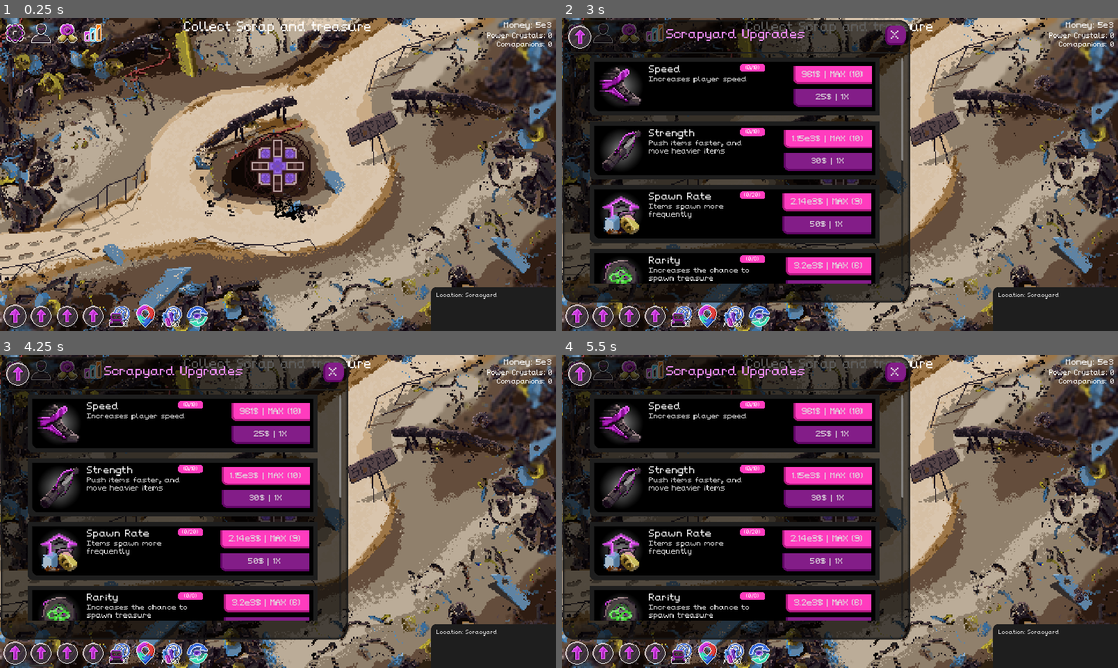
Above: before the commit, frames 1-4 (two rows, left to right).
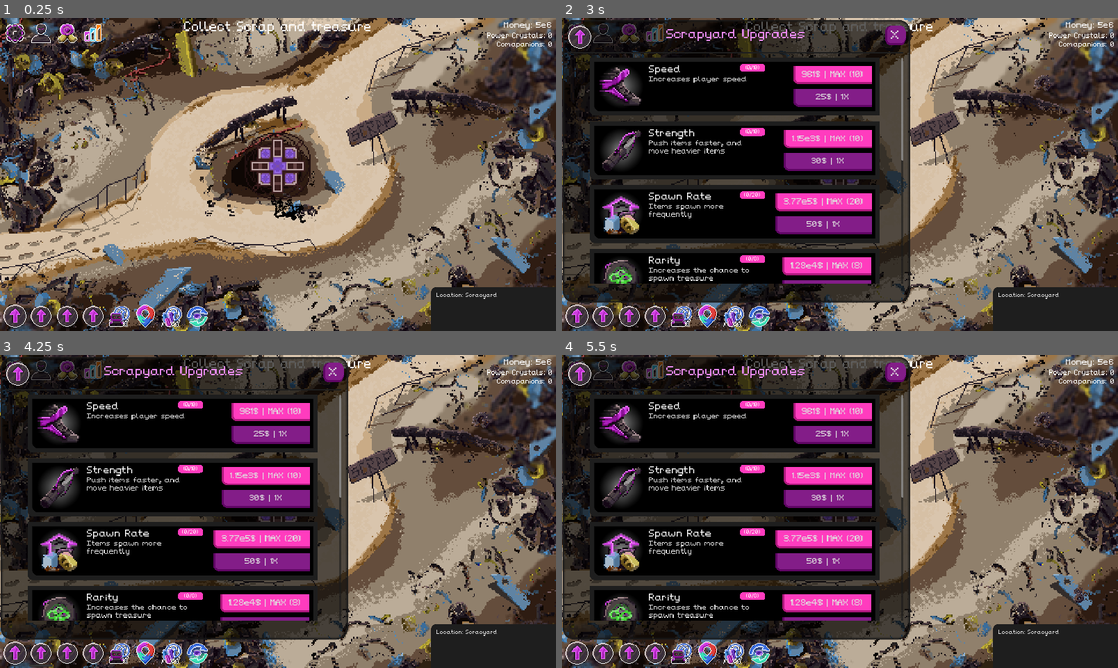
Above: after the commit, the same moments.

Repository: NathanHeaton/Robo-revolution
Game: Godot game, scene res://Main/main.tscn
The game is run twice, just before and just after one commit, with the same random seed, the same clock (stepped at 60 frames per second) and the same inputs.
Inputs (mouse positions are in pixels of both pictures, inside the frame that each line leads up to):
- Up to frame 1 (0.25 s): no input
- Up to frame 2 (3 s): click (600, 33) at 0.5 s; click (628, 33) at 1.25 s; click (656, 33) at 2 s; click (578, 315) at 2.75 s
- Up to frame 3 (4.25 s): click (38, 652) at 3.5 s
- Up to frame 4 (5.5 s): click (628, 652) at 4.25 s; click (656, 652) at 5 s

The runs differ from the first frame. In frame 1, less than 0.1% of the frame differs, in the area x 98-100%, y 1-3%; in frame 2, 0.6%, in the area x 38-100%, y 1-85%; in frame 3, 0.6%; in frame 4, 0.6%.

Commit message:
added friction to scrap friction changes based on lcoation

Diff:
--- a/robo-revolution/Main/main.gd
+++ b/robo-revolution/Main/main.gd
@@ -8,7 +8,7 @@
 
 func _ready() -> void:
 	newGame()
-	Money.MONEY = 5000
+	Money.MONEY = 5000000
 
 
 # Called every frame. 'delta' is the elapsed time since the previous frame.
--- a/robo-revolution/Scenes/player.gd
+++ b/robo-revolution/Scenes/player.gd
@@ -7,6 +7,8 @@
 var item_spawn_region
 
 var screen_size
+var strength = 15
+
 # Called when the node enters the scene tree for the first time.
 func _ready() -> void:
 	screen_size = get_viewport_rect().size
@@ -52,7 +54,7 @@
 	for body in $pushing_area.get_overlapping_bodies():  # Use Area2D method
 		if body is RigidBody2D:
 			var push_direction = (body.position - position).normalized()
-			body.apply_central_impulse(push_direction * 5)  # Adjust push force
+			body.apply_central_impulse(push_direction * strength)  # Adjust push force
 
 func get_item_spawn_region():
 	return item_spawn_region
--- a/robo-revolution/Scenes/scrap_treasure.gd
+++ b/robo-revolution/Scenes/scrap_treasure.gd
@@ -5,6 +5,10 @@
 func _ready() -> void:
 	randomize()# makes vbarients more random
 	contact_monitor = true
+	if (LocationData.CURRENT_LOCATION == 2):
+		linear_damp = 0
+	else:
+		linear_damp = 2.0  # Higher = more resistance
 
 	max_contacts_reported = 1
 
--- a/robo-revolution/Scenes/scrap_treasure.tscn
+++ b/robo-revolution/Scenes/scrap_treasure.tscn
@@ -5,7 +5,7 @@
 [ext_resource type="Shader" path="res://Scenes/treasure.gdshader" id="2_2rhct"]
 
 [sub_resource type="PhysicsMaterial" id="PhysicsMaterial_vufmf"]
-friction = 14.75
+friction = 20.0
 rough = true
 
 [sub_resource type="CircleShape2D" id="CircleShape2D_ujyit"]
--- a/robo-revolution/UI/upgrade_card.gd
+++ b/robo-revolution/UI/upgrade_card.gd
@@ -46,16 +46,13 @@
 	if (id == t_id):
 		cost = UpgradeManager.get_upgrade_id(id,"Scrapyard")["cost"]
 		level = UpgradeManager.get_upgrade_id(id,"Scrapyard")["level"]
+		$Panel/MarginContainer/Upgarde_Content_Panel/MarginContainer/Upgarde_Content/VBoxContainer/Title/level_panel/level.text = "("+str(level)+"/"+str(max_level)+")"
 		if (level >= max_level):
 			_set_has_maxed()
 			return
-
 		_change_cost()
 		_update_button_state()
 		_cal_max_buy()
-		$Panel/MarginContainer/Upgarde_Content_Panel/MarginContainer/Upgarde_Content/VBoxContainer/Title/level_panel/level.text = "("+str(level)+"/"+str(max_level)+")"
-
-
 
 func _change_level():
 	$Panel/MarginContainer/Upgarde_Content_Panel/MarginContainer/Upgarde_Content/VBoxContainer/Title/level_panel/level.text = "("+str(level)+"/"+str(max_level)+")"
